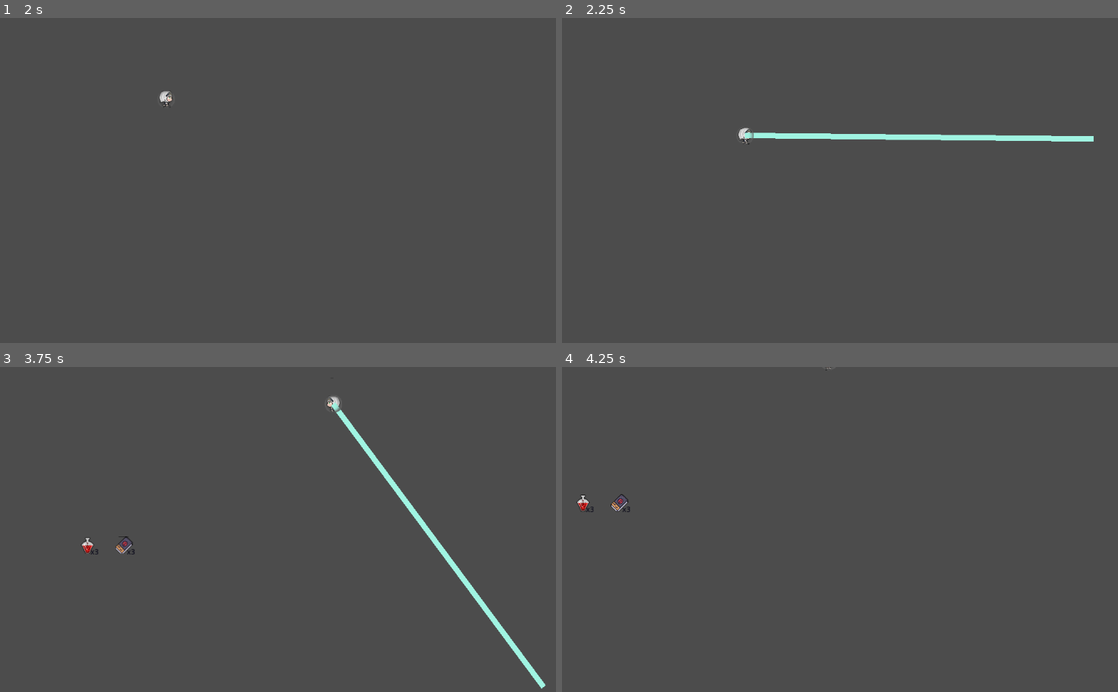
Above: before the commit, frames 1-4 (two rows, left to right).
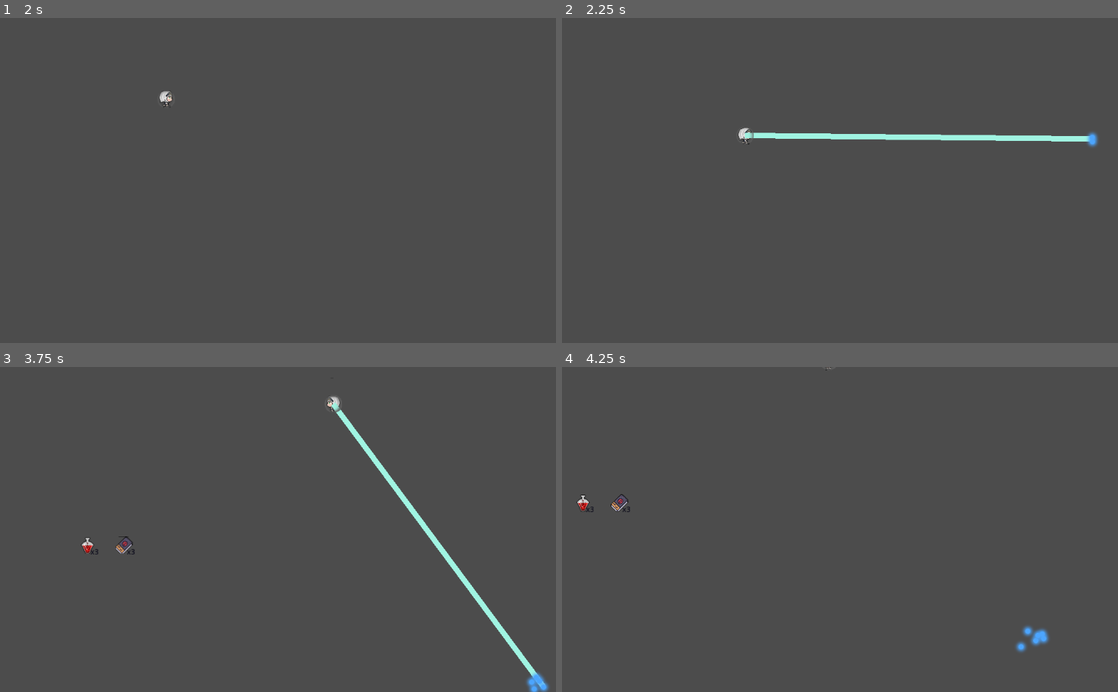
Above: after the commit, the same moments.

Repository: inazumaron/holo_world
Game: Godot game, scene res://player/132_Noel.tscn
Two runs of this game, one before a commit and one after it. Both use one fixed random seed, a clock stepped at 60 frames per second and the inputs below. This scene is started directly instead of the project's main scene.
Inputs (mouse positions are in pixels of both pictures, inside the frame that each line leads up to):
- Up to frame 1 (2 s): tap Enter (ui_accept) at 0.5, 0.77, 1.25, 1.52 s; move the mouse to (400, 164) at 0.52 s; press the mouse at (400, 164) at 0.53 s; hold Right (ui_right) 0.53-1.28 s; move the mouse to (166, 196) at 1.27 s; release the mouse at (166, 196) at 1.28 s; hold Down (ui_down) from 1.28 s (still down); right-click (166, 196) at 1.35 s
- Up to frame 2 (2.25 s): move the mouse to (895, 109) at 2.02 s; release Down (ui_down) at 2.03 s; press the mouse at (895, 109) at 2.03 s; hold Right (ui_right) from 2.03 s (still down)
- Up to frame 3 (3.75 s): move the mouse to (250, 594) at 2.77 s; release Right (ui_right) at 2.78 s; release the mouse at (250, 594) at 2.78 s; hold Up (ui_up) 2.78-3.53 s; right-click (250, 594) at 2.85 s; tap Enter (ui_accept) at 3.02 s; move the mouse to (444, 578) at 3.52 s; press the mouse at (444, 578) at 3.53 s; hold Left (ui_left) from 3.53 s (still down)
- Up to frame 4 (4.25 s): keep holding Left (ui_left); tap Enter (ui_accept) at 3.77 s

Frame 1 is identical in both runs. In frame 2, less than 0.1% of the frame differs, in the area x 94-97%, y 35-40%; in frame 3, 0.2%; in frame 4, 0.2%, in the area x 81-88%, y 79-88%.

Commit message:
laser added effects and damage

Diff:
--- a/weapons/r_laser.tscn
+++ b/weapons/r_laser.tscn
@@ -1,6 +1,7 @@
-[gd_scene load_steps=4 format=2]
+[gd_scene load_steps=6 format=2]
 
 [ext_resource path="res://weapons/w_laser.gd" type="Script" id=1]
+[ext_resource path="res://resc/particles/glowing_circle.png" type="Texture" id=2]
 
 [sub_resource type="RectangleShape2D" id=1]
 extents = Vector2( 22.8012, 159.08 )
@@ -10,6 +11,18 @@
 glow_enabled = true
 glow_blend_mode = 0
 glow_bicubic_upscale = true
+
+[sub_resource type="ParticlesMaterial" id=3]
+emission_shape = 2
+emission_box_extents = Vector3( 10, 10, 1 )
+flag_disable_z = true
+direction = Vector3( -1, 0, 0 )
+spread = 60.0
+gravity = Vector3( 0, 0, 0 )
+initial_velocity = 75.0
+initial_velocity_random = 0.2
+orbit_velocity = 0.0
+orbit_velocity_random = 0.0
 
 [node name="RayCast2D" type="RayCast2D"]
 cast_to = Vector2( 1000, 0 )
@@ -29,3 +42,9 @@
 
 [node name="WorldEnvironment" type="WorldEnvironment" parent="."]
 environment = SubResource( 2 )
+
+[node name="TargetParticle" type="Particles2D" parent="."]
+scale = Vector2( 0.5, 0.5 )
+emitting = false
+process_material = SubResource( 3 )
+texture = ExtResource( 2 )
--- a/weapons/w_laser.gd
+++ b/weapons/w_laser.gd
@@ -1,19 +1,25 @@
 extends RayCast2D
 
-#For usage, tweak unhandled input for when to use laser
-#Target can be acquired thru get_collider() function
+#This is meant to be a template, dont use with actual characters or enemies, just use as basis when
+#making their weapons
 
 var is_casting := false setget set_is_casting
 var laser_duration := 0.5
 var timer := 0.5	#for handling laser duration
 var cooldown_duration := 1
 var cooldown := 1	#for cooldown in attacks
+var damage_cooldown := 0.5
+var damage_timer := 0.1 #damage cooldown for dps
+var group := "player"
+var dps := true		#true - deals constant damage, false - deals damage once
 
-var buffs
+var buffs = {}
 var multipliers
 var offsets
 var damage := 1
 var dir
+
+signal laser_damage(damage, effect)
 
 func _ready() -> void:
 	set_physics_process(false)
@@ -28,6 +34,20 @@
 			self.look_at(get_global_mouse_position())
 		else:
 			self.look_at(target)
+
+func target_hit(delta):
+	#Apply damage to body hit
+	var target_body = get_collider()
+
+	if target_body.has_method("take_damage") and target_body.is_in_group("enemy"):
+		if dps:
+			if damage_timer <= 0:
+				damage_timer = damage_cooldown
+				self.connect("laser_damage",target_body, "take_damage")
+				emit_signal("laser_damage",damage,buffs)
+				self.disconnect("laser_damage",target_body,"take_damage")
+			else:
+				damage_timer -= delta
 
 func _process(delta):
 	if cooldown > 0:
@@ -44,6 +64,8 @@
 
 	if is_colliding():
 		cast_point = to_local(get_collision_point())
+		target_hit(delta)
+		$TargetParticle.position = cast_point
 
 	$Line2D.points[1] = cast_point
 
@@ -61,8 +83,10 @@
 	$Tween.stop_all()
 	$Tween.interpolate_property($Line2D, "width",0, 10.0, 0.2)
 	$Tween.start()
+	$TargetParticle.emitting = true
 
 func disappear() -> void:
 	$Tween.stop_all()
 	$Tween.interpolate_property($Line2D, "width", 10.0, 0, 0.2)
 	$Tween.start()
+	$TargetParticle.emitting = false
